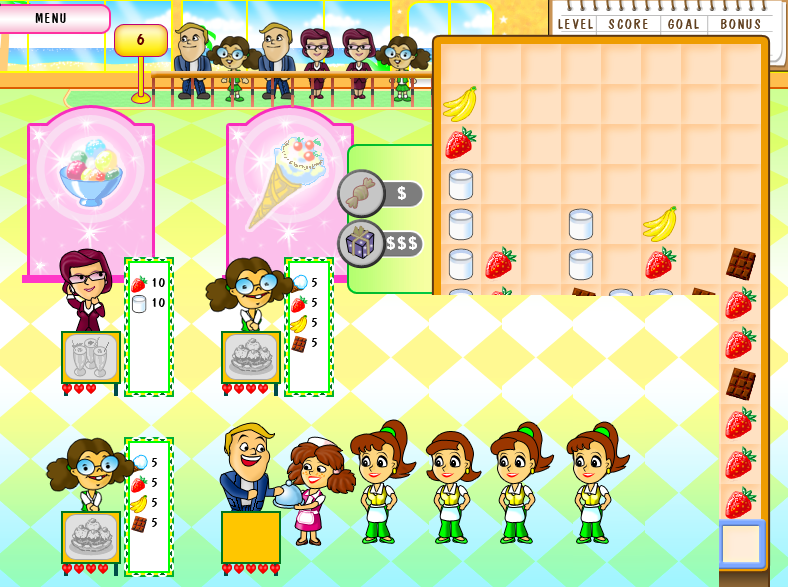
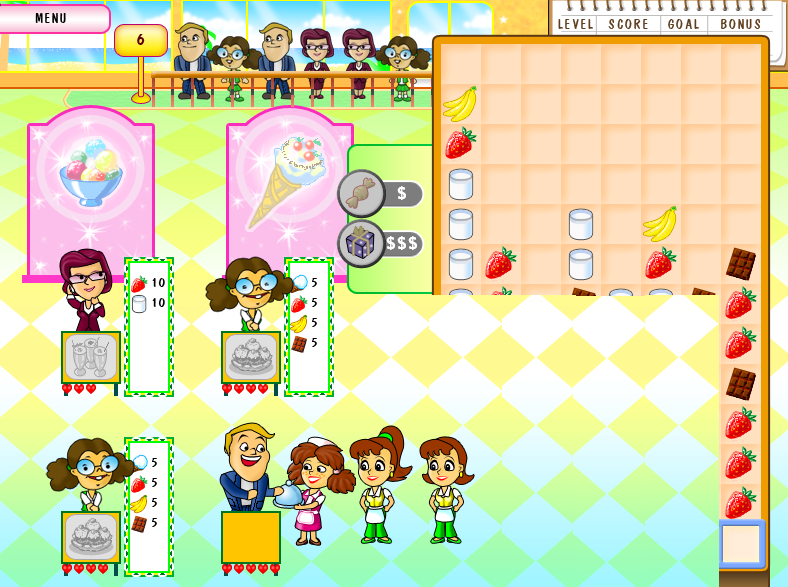
Layers edited between the first and the second 788 x 587 image:
removed group "model- (копия) 6" (57 layers) over (552, 421, 630, 543)
removed group "Голова (копия) 6" (27 layers) from group "model- (копия) 6" over (566, 421, 621, 496)
removed layer "Слой 8 (копия) 3" from group "Голова (копия) 6" over (568, 438, 620, 496)
removed layer "Фигура 26 (копия) 3" from group "Голова (копия) 6" over (573, 431, 614, 477)
removed group "туловище и ноги (копия) 6" (19 layers) from group "model- (копия) 6" over (574, 481, 608, 543)
removed layer "Слой 2 (копия) 2" from group "туловище и ноги (копия) 6" over (574, 481, 606, 539)
removed group "хвост (копия) 2" (2 layers) from group "model- (копия) 6" over (593, 422, 630, 472)
removed layer "Фигура 10 (копия) 5" from group "хвост (копия) 2" over (593, 422, 630, 472)
moved "Фигура 8 (копия) 2" into group "Голова (копия) 8", painted on it over (420, 438, 517, 459)
removed layer "Слой 8 (копия) 2" from group "Голова (копия) 5" over (492, 438, 544, 496)
removed layer "Фигура 26 (копия) 2" from group "Голова (копия) 5" over (497, 431, 538, 477)
removed group "туловище и ноги (копия) 5" (19 layers) from group "model- (копия) 5" over (498, 481, 532, 543)
removed layer "Слой 2 (копия)" from group "туловище и ноги (копия) 5" over (498, 481, 530, 539)
painted on "Слой 8 (копия) 5" over (423, 438, 479, 497)
painted on "Фигура 1 (копия) 9" over (427, 441, 470, 486)
painted on "Слой 2 (копия) 7" over (425, 481, 465, 539)
painted on "Фигура 5 (копия) 6" over (422, 432, 481, 484)
removed group "model- (копия) 5" (57 layers) over (476, 421, 554, 543)
removed group "Голова (копия) 5" (27 layers) from group "model- (копия) 5" over (490, 421, 545, 496)
painted on "Слой 8 (копия)" over (353, 438, 406, 497)
painted on "Фигура 26 (копия)" over (358, 432, 400, 480)
painted on "Слой 2" over (359, 481, 392, 539)
painted on "Фигура 10 (копия) 3" over (379, 420, 416, 481)
…and 186 more changes (90 painted, 96 removed)
